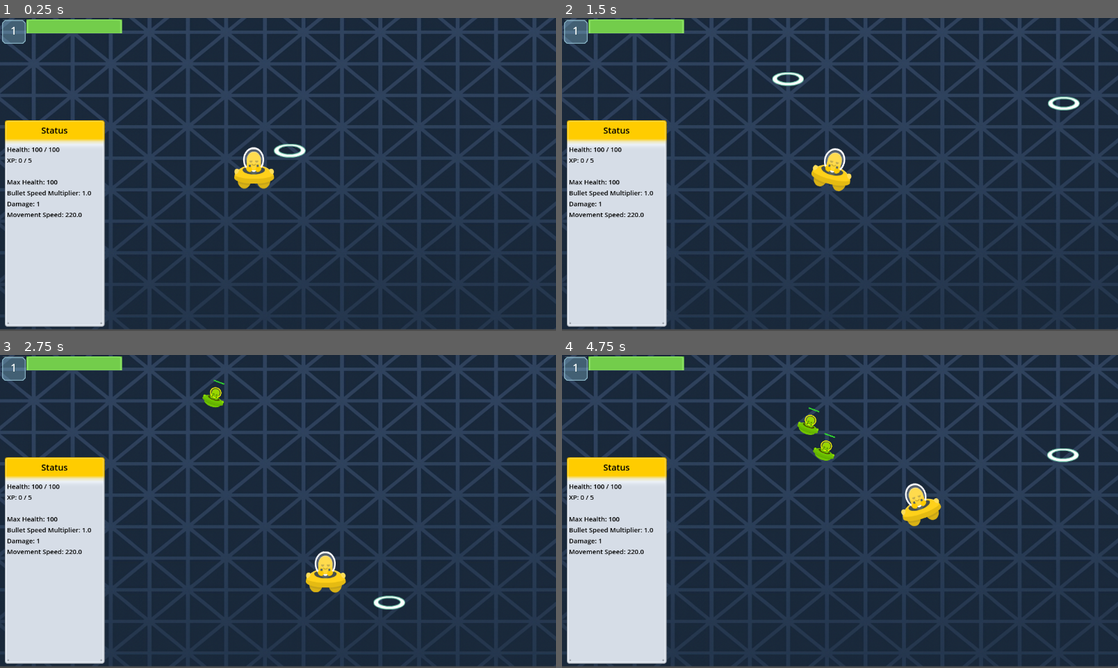
Above: before the commit, frames 1-4 (two rows, left to right).
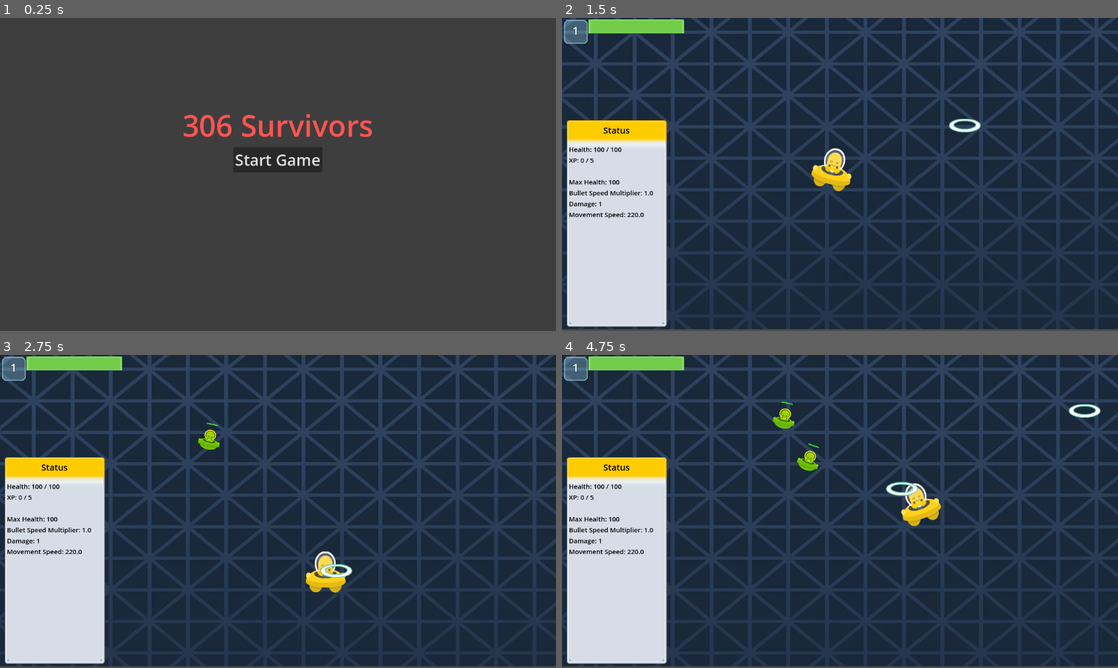
Above: after the commit, the same moments.

Repository: Ahmet-CSS/Spaceship-Game
Game: Godot game, scene res://Scenes/title_screen.tscn
Same seed, same stepped clock (60 frames per second), same inputs: the game is played once before the commit and once after it. Before the commit the project starts from res://Scenes/game.tscn.
Inputs (mouse positions are in pixels of both pictures, inside the frame that each line leads up to):
- Up to frame 1 (0.25 s): no input
- Up to frame 2 (1.5 s): click (840, 158) at 0.5 s, where only the run after the commit has a clickable "Start Game"; hold D (right) from 1.28 s (still down)
- Up to frame 3 (2.75 s): release D (right) at 2.03 s; hold S (down) from 2.03 s (still down)
- Up to frame 4 (4.75 s): release S (down) at 2.78 s; hold D (right) 2.78-3.53 s; hold W (up) 3.53-4.28 s; hold A (left) from 4.28 s (still down)

The runs differ from the first frame. In frame 1, 90% of the frame differs, in the area x 0-100%, y 0-100%; in frame 2, 0.4%; in frame 3, 0.6%; in frame 4, 1.1%.

Commit message:
Audio part related update and error fixing

Diff:
--- a/survivor/Enemy/enemy1111.tscn
+++ /dev/null
@@ -1,15 +0,0 @@
-[gd_scene load_steps=2 format=3 uid="uid://d4loa8ug4ps3m"]
-
-[ext_resource type="Texture2D" uid="uid://bmoqj50j4o71d" path="res://assets/SpaceAliens/shipGreen_manned.png" id="1_7p1mj"]
-
-[node name="Enemy" type="CharacterBody2D"]
-collision_layer = 2
-collision_mask = 9
-
-[node name="enemyImg" type="Sprite2D" parent="."]
-position = Vector2(2, -3)
-scale = Vector2(0.814516, 0.752033)
-texture = ExtResource("1_7p1mj")
-
-[node name="CollisionPolygon2D" type="CollisionPolygon2D" parent="."]
-polygon = PackedVector2Array(-17, -43, -11, -47, -6, -49, 8, -49, 16, -46, 22, -41, 26, -35, 28, -27, 28, -20, 27, -16, 25, -12, 22, -9, 20, -7, 20, -6, 24, -6, 27, -5, 30, -4, 35, -2, 38, 0, 40, 1, 41, 0, 42, -1, 48, -1, 50, 0, 52, 3, 52, 6, 52, 8, 51, 9, 50, 10, 52, 12, 53, 13, 53, 20, 50, 22, 47, 23, 45, 24, 43, 25, 42, 24, 42, 26, 41, 28, 39, 30, 37, 32, 34, 35, 29, 38, 25, 39, 20, 41, 20, 41, 16, 42, 11, 43, -4, 43, -14, 42, -19, 40, -24, 37, -31, 34, -36, 29, -38, 26, -38, 25, -41, 24, -44, 22, -47, 20, -49, 20, -49, 13, -46, 10, -48, 8, -48, 3, -46, 1, -45, 0, -44, -1, -38, -1, -37, 0, -37, 1, -36, 1, -34, -1, -31, -2, -23, -5, -18, -6, -17, -7, -20, -10, -23, -15, -25, -20, -26, -24, -25, -30, -24, -35, -22, -38, -18, -42)
--- a/survivor/Player/bullet.gd
+++ b/survivor/Player/bullet.gd
@@ -45,4 +45,5 @@
 func _on_area_entered(area: Area2D) -> void:
 	if area.has_method("apply_damage"):
 		area.apply_damage(damage)
+	get_tree().current_scene.sfx("hit")
 	queue_free()
--- a/survivor/Player/player.gd
+++ b/survivor/Player/player.gd
@@ -10,7 +10,7 @@
 ## which is a physics node
 var tilt_angle := 0.0
 
-
+var _moving := false
 
 # Fire settings
 @export var fire_interval: float = 1.0
@@ -70,6 +70,7 @@
 	if "damage" in b:
 		b.damage = dmg
 	get_tree().current_scene.add_child(b)
+	get_tree().current_scene.sfx("shoot")
 
 
 func _physics_process(_delta:float) -> void:
@@ -79,6 +80,14 @@
 	if stats != null:
 		spd *= stats.move_speed_mul
 	velocity = input_dir * spd
+	if input_dir.length() > 0.01:
+		if !_moving:
+			_moving = true
+			get_tree().current_scene.sfx("move_on")
+	else:
+		if _moving:
+			_moving = false
+			get_tree().current_scene.sfx("move_off")
 	move_and_slide()
 
 	# Fire settings
@@ -106,6 +115,7 @@
 func take_damage(amount: int) -> void:
 	if stats == null: return
 	stats.take_damage(amount)
+	get_tree().current_scene.sfx("takedmg")
 	if stats.hp <= 0:
 		emit_signal("died")
 
--- a/survivor/Player/player111.tscn
+++ /dev/null
@@ -1,23 +0,0 @@
-[gd_scene load_steps=2 format=3 uid="uid://bq0bgyy38m3dl"]
-
-[ext_resource type="Texture2D" uid="uid://bff6mjtwo3h27" path="res://Assets/SpaceAliens/shipYellow_manned.png" id="2_qhqgy"]
-
-[node name="Player" type="CharacterBody2D" groups=["player"]]
-collision_mask = 6
-
-[node name="PlayerImg" type="Sprite2D" parent="."]
-position = Vector2(9, 19)
-scale = Vector2(0.741935, 0.888889)
-texture = ExtResource("2_qhqgy")
-
-[node name="CollisionPolygon2D" type="CollisionPolygon2D" parent="."]
-polygon = PackedVector2Array(-9, -21, -3, -27, 7, -29, 16, -28, 21, -24, 29, -17, 32, -5, 32, 6, 29, 14, 44, 22, 50, 21, 53, 23, 55, 28, 52, 33, 54, 36, 55, 41, 54, 44, 51, 48, 47, 50, 43, 59, 38, 64, 34, 66, 27, 66, 19, 60, 17, 55, 0, 56, -5, 64, -11, 67, -19, 66, -26, 58, -30, 50, -37, 44, -36, 35, -35, 31, -37, 27, -35, 23, -34, 21, -28, 21, -26, 22, -21, 19, -14, 15, -16, 6, -17, 0, -16, -7, -14, -14)
-
-[node name="LaserStartPos" type="Marker2D" parent="."]
-position = Vector2(9, -2)
-
-[node name="LaserTimer" type="Timer" parent="."]
-wait_time = 0.3
-one_shot = true
-
-[connection signal="timeout" from="LaserTimer" to="." method="_on_timer_timeout"]
--- a/survivor/Resources/XPPickup.gd
+++ b/survivor/Resources/XPPickup.gd
@@ -12,4 +12,5 @@
 		print("[XP] pickup hit player, +", value)
 		b.stats.add_xp(value)
 		# remove xp after collection
+		get_tree().current_scene.sfx("xp")
 		queue_free()
--- a/survivor/Scenes/game.gd
+++ b/survivor/Scenes/game.gd
@@ -4,6 +4,15 @@
 @export var pause_menu: PackedScene
 @export var game_over_menu: PackedScene
 @export var levelup_menu: PackedScene
+
+@onready var bgm           := $Audio/bgm
+@onready var sfx_shoot     := $Audio/sfx_shoot
+@onready var sfx_hit       := $Audio/sfx_hit
+@onready var sfx_takedmg   := $Audio/sfx_takedamage
+@onready var sfx_xp        := $Audio/sfx_xp
+@onready var sfx_move      := $Audio/sfx_move
+@onready var sfx_clickUI   := $Audio/sfx_clickUI
+@onready var sfx_ui        := $Audio/sfx_UI
 
 var paused: bool = false
 var player_stats: PlayerStatus = PlayerStatus.new()
@@ -13,6 +22,7 @@
 
 func _ready() -> void:
 	randomize()
+	$Audio/bgm.play()
 	# Store start time
 	start_ms = Time.get_ticks_msec()
 	# Binding player stats and death handler
@@ -24,7 +34,19 @@
 			u.bind_stats(player_stats)
 	player_stats.level_up_ready.connect(_on_level_up_ready)
 
+func sfx(name: String) -> void:
+	match name:
+		"shoot":     $Audio/sfx_shoot.play()
+		"hit":       $Audio/sfx_hit.play()
+		"takedmg":   $Audio/sfx_takedamage.play()
+		"xp":        $Audio/sfx_xp.play()
+		"move":      $Audio/sfx_move.play()
+		"click":     $Audio/sfx_clickUI.play()
+		"ui":        $Audio/sfx_UI.play()
+
+
 func _on_level_up_ready(options: Array) -> void:
+	sfx("ui_open")
 	print("[LVL-UP] received options: ", options)
 	if levelup_menu == null: return
 	var m = levelup_menu.instantiate()
@@ -44,6 +66,7 @@
 
 func _input(event: InputEvent) -> void:
 	if event.is_action_released("pause") and !paused:
+		sfx("ui")
 		Engine.time_scale = 0.0 #This pauses time. Essentially this multiplies delta by 0 for everything every frame. By default it is 1.
 		var pause_menu_inst = pause_menu.instantiate() #Makes an instance of the pause menu
 		pause_menu_inst.resume.connect(resume)  #Connects to the pause menus unpause signal so the pause menu can let us know when it dies
@@ -51,5 +74,6 @@
 		self.add_child(pause_menu_inst) #Adds the pause menu to the scene tree
 
 func resume() -> void:
+	sfx("ui")
 	Engine.time_scale = 1.0 #Starts time again
 	paused = false #Tracks the game is unpaused
--- a/survivor/Scenes/game.tscn
+++ b/survivor/Scenes/game.tscn
@@ -1,14 +1,15 @@
-[gd_scene load_steps=10 format=3 uid="uid://dduc54np40l3g"]
+[gd_scene load_steps=11 format=3 uid="uid://dduc54np40l3g"]
 
 [ext_resource type="Script" uid="uid://xy6n6m434n3y" path="res://Scenes/game.gd" id="1_5diyh"]
 [ext_resource type="PackedScene" uid="uid://bq2fxemi6ggwn" path="res://Player/player.tscn" id="2_e6lhs"]
 [ext_resource type="PackedScene" uid="uid://dp3pan2ri4doa" path="res://UI/pause_menu.tscn" id="2_i6g32"]
 [ext_resource type="PackedScene" uid="uid://4r8x2508f57f" path="res://UI/GameOverMenu.tscn" id="3_i6g32"]
 [ext_resource type="PackedScene" uid="uid://ugpblaluoyhb" path="res://UI/LevelUpMenu.tscn" id="4_h4fw4"]
-[ext_resource type="Texture2D" uid="uid://dh460ufxe77f8" path="res://assets/SpaceAliens/backround.png" id="4_i6g32"]
+[ext_resource type="Texture2D" uid="uid://dh460ufxe77f8" path="res://Assets/SpaceAliens/backround.png" id="4_i6g32"]
 [ext_resource type="PackedScene" uid="uid://bgjhfbd64fbc1" path="res://Enemy/EnemySpawner.tscn" id="4_qcbus"]
 [ext_resource type="PackedScene" uid="uid://4gr0umo4ekb3" path="res://UI/hpxp_ui.tscn" id="7_1l0tm"]
 [ext_resource type="PackedScene" uid="uid://c7kuvbfw07o3a" path="res://UI/detail_status_ui.tscn" id="8_v158k"]
+[ext_resource type="PackedScene" uid="uid://ykj2e76v6qrt" path="res://Assets/audio/Audio.tscn" id="10_ldgsr"]
 
 [node name="Game" type="Node"]
 script = ExtResource("1_5diyh")
@@ -33,3 +34,5 @@
 [node name="HPXP_UI" parent="." instance=ExtResource("7_1l0tm")]
 
 [node name="DetailStatus_UI" parent="." instance=ExtResource("8_v158k")]
+
+[node name="Audio" parent="." instance=ExtResource("10_ldgsr")]
--- a/survivor/Scenes/title_screen.gd
+++ b/survivor/Scenes/title_screen.gd
@@ -2,5 +2,21 @@
 
 var game_scene: PackedScene = load("res://Scenes/game.tscn")
 
+@onready var click: AudioStreamPlayer = $"Audio/sfx_clickUI"
+@onready var bgm:   AudioStreamPlayer = $"Audio/bgm"
+
+func _ready() -> void:
+	bgm.play()
+
+func _play_click_global() -> void:
+	var p := AudioStreamPlayer.new()
+	p.bus = "SFX"
+	p.stream = preload("res://Assets/audio/mixkit-clicking-on-UI-button-2037.mp3")
+	p.process_mode = Node.PROCESS_MODE_ALWAYS
+	get_tree().root.add_child(p)
+	p.play()
+	p.finished.connect(p.queue_free)
+
 func start_game() -> void: #Switches to the game scene
+	_play_click_global()
 	get_tree().change_scene_to_packed(game_scene)
--- a/survivor/Scenes/title_screen.tscn
+++ b/survivor/Scenes/title_screen.tscn
@@ -1,6 +1,8 @@
-[gd_scene load_steps=2 format=3 uid="uid://brfy4kc4ttowv"]
+[gd_scene load_steps=4 format=3 uid="uid://brfy4kc4ttowv"]
 
 [ext_resource type="Script" uid="uid://do46v33skcug4" path="res://Scenes/title_screen.gd" id="1_klylv"]
+[ext_resource type="AudioStream" uid="uid://cpj43h3rifslc" path="res://Assets/audio/mixkit-Backround-music-686.mp3" id="2_4gxqj"]
+[ext_resource type="AudioStream" uid="uid://b0p087l11oyo1" path="res://Assets/audio/mixkit-clicking-on-UI-button-2037.mp3" id="3_twnyg"]
 
 [node name="TitleScreen" type="Control"]
 layout_mode = 3
@@ -46,4 +48,13 @@
 theme_override_font_sizes/font_size = 36
 text = "Start Game"
 
+[node name="Audio" type="Node" parent="."]
+
+[node name="bgm" type="AudioStreamPlayer" parent="Audio"]
+stream = ExtResource("2_4gxqj")
+parameters/looping = true
+
+[node name="sfx_clickUI" type="AudioStreamPlayer" parent="Audio"]
+stream = ExtResource("3_twnyg")
+
 [connection signal="button_up" from="MarginContainer/VBoxContainer/Button" to="." method="start_game"]
--- a/survivor/UI/GameOverMenu.tscn
+++ b/survivor/UI/GameOverMenu.tscn
@@ -1,6 +1,7 @@
-[gd_scene load_steps=2 format=3 uid="uid://4r8x2508f57f"]
+[gd_scene load_steps=3 format=3 uid="uid://4r8x2508f57f"]
 
 [ext_resource type="Script" uid="uid://c6tajk0cdttgs" path="res://UI/game_over_menu.gd" id="1_g4dy4"]
+[ext_resource type="AudioStream" uid="uid://b0p087l11oyo1" path="res://Assets/audio/mixkit-clicking-on-UI-button-2037.mp3" id="2_76f00"]
 
 [node name="GameOverMenu" type="Control"]
 layout_mode = 3
@@ -50,3 +51,6 @@
 layout_mode = 2
 theme_override_font_sizes/font_size = 36
 text = "Restart"
+
+[node name="Click" type="AudioStreamPlayer" parent="."]
+stream = ExtResource("2_76f00")
--- a/survivor/UI/game_over_menu.gd
+++ b/survivor/UI/game_over_menu.gd
@@ -4,10 +4,21 @@
 	$CenterContainer/VBoxContainer/RestartButton.pressed.connect(_on_restart)
 	$CenterContainer/VBoxContainer/TitleButton.pressed.connect(_on_title)
 
+func _play_click_global() -> void:
+	var p := AudioStreamPlayer.new()
+	p.bus = "SFX"
+	p.stream = preload("res://Assets/audio/mixkit-clicking-on-UI-button-2037.mp3")
+	p.process_mode = Node.PROCESS_MODE_ALWAYS
+	get_tree().root.add_child(p)
+	p.play()
+	p.finished.connect(p.queue_free)
+
 func _on_restart() -> void:
+	_play_click_global()
 	Engine.time_scale = 1.0
 	get_tree().change_scene_to_file("res://Scenes/game.tscn")
 
 func _on_title() -> void:
+	_play_click_global()
 	Engine.time_scale = 1.0
 	get_tree().change_scene_to_file("res://Scenes/title_screen.tscn")
--- a/survivor/UI/level_up_menu.gd
+++ b/survivor/UI/level_up_menu.gd
@@ -41,11 +41,13 @@
 	visible = false
 	btn_a.pressed.connect(func():
 		Engine.time_scale = 1.0
+		get_tree().current_scene.sfx("click")
 		emit_signal("chosen", opt_a.get("key"))
 		queue_free()
 	)
 	btn_b.pressed.connect(func():
 		Engine.time_scale = 1.0
+		get_tree().current_scene.sfx("click")
 		emit_signal("chosen", opt_b.get("key"))
 		queue_free()
 	)
--- a/survivor/UI/pause_menu.gd
+++ b/survivor/UI/pause_menu.gd
@@ -5,11 +5,27 @@
 
 var main_menu: PackedScene = load("res://Scenes/title_screen.tscn")
 
+func _play_click_global() -> void:
+	var p := AudioStreamPlayer.new()
+	p.bus = "SFX"
+	p.stream = preload("res://Assets/audio/mixkit-clicking-on-UI-button-2037.mp3")
+	p.process_mode = Node.PROCESS_MODE_ALWAYS
+	get_tree().root.add_child(p)
+	p.play()
+	p.finished.connect(p.queue_free)
+
+func _click():
+	var sfx := get_tree().current_scene.get_node("Audio/sfx_clickUI") as AudioStreamPlayer
+	if sfx: sfx.play()
+
 func _on_resume_button_up() -> void: #Signals the game to continue and removes itself from the scene tree
+	_click()
 	resume.emit()
 	self.queue_free()
 
 
 func _on_exit_button_up() -> void: #Tells the game to unfreeze time and then switches to the main_menu
+	_play_click_global()
 	resume.emit()
+	Engine.time_scale = 1.0
 	get_tree().change_scene_to_packed(main_menu)
--- a/survivor/UI/pause_menu.tscn
+++ b/survivor/UI/pause_menu.tscn
@@ -1,6 +1,7 @@
-[gd_scene load_steps=2 format=3 uid="uid://dp3pan2ri4doa"]
+[gd_scene load_steps=3 format=3 uid="uid://dp3pan2ri4doa"]
 
 [ext_resource type="Script" uid="uid://crfx33fovy38l" path="res://UI/pause_menu.gd" id="1_ltd3m"]
+[ext_resource type="AudioStream" uid="uid://b0p087l11oyo1" path="res://Assets/audio/mixkit-clicking-on-UI-button-2037.mp3" id="2_jfm1e"]
 
 [node name="PauseMenu" type="Control"]
 layout_mode = 3
@@ -42,5 +43,8 @@
 layout_mode = 2
 text = "Exit To Main Menu"
 
+[node name="Click" type="AudioStreamPlayer" parent="."]
+stream = ExtResource("2_jfm1e")
+
 [connection signal="button_up" from="Container/Unpause" to="." method="_on_resume_button_up"]
 [connection signal="button_up" from="Container/Exit" to="." method="_on_exit_button_up"]
--- /dev/null
+++ b/survivor/assets/audio/Audio.tscn
@@ -0,0 +1,37 @@
+[gd_scene load_steps=9 format=3 uid="uid://ykj2e76v6qrt"]
+
+[ext_resource type="AudioStream" uid="uid://cpj43h3rifslc" path="res://Assets/audio/mixkit-Backround-music-686.mp3" id="1_3xo6s"]
+[ext_resource type="AudioStream" uid="uid://cmdq4tci0jxjv" path="res://Assets/audio/mixkit-sci-fi-laser-in-space-sound-2825.wav" id="2_rm7f4"]
+[ext_resource type="AudioStream" uid="uid://c3ccvilc62now" path="res://Assets/audio/mixkit-projectile-collides-with-enemy-757.wav" id="3_k55m0"]
+[ext_resource type="AudioStream" uid="uid://ddcjrtnm51m5f" path="res://Assets/audio/mixkit-player-takes-damage-2053.wav" id="4_r76tt"]
+[ext_resource type="AudioStream" uid="uid://c6aj2dem1iske" path="res://Assets/audio/mixkit-player-picks-XP-2043.wav" id="5_rjx3x"]
+[ext_resource type="AudioStream" uid="uid://djtmf58gjyyk0" path="res://Assets/audio/mixkit-player-moving-3026.wav" id="6_scj1t"]
+[ext_resource type="AudioStream" uid="uid://b0p087l11oyo1" path="res://Assets/audio/mixkit-clicking-on-UI-button-2037.mp3" id="7_qsvhq"]
+[ext_resource type="AudioStream" uid="uid://bta7sxyn2iore" path="res://Assets/audio/mixkit-Opening-closing-menu-221.mp3" id="8_7j65h"]
+
+[node name="Audio" type="Node"]
+
+[node name="bgm" type="AudioStreamPlayer" parent="."]
+stream = ExtResource("1_3xo6s")
+parameters/looping = true
+
+[node name="sfx_shoot" type="AudioStreamPlayer" parent="."]
+stream = ExtResource("2_rm7f4")
+
+[node name="sfx_hit" type="AudioStreamPlayer" parent="."]
+stream = ExtResource("3_k55m0")
+
+[node name="sfx_takedamage" type="AudioStreamPlayer" parent="."]
+stream = ExtResource("4_r76tt")
+
+[node name="sfx_xp" type="AudioStreamPlayer" parent="."]
+stream = ExtResource("5_rjx3x")
+
+[node name="sfx_move" type="AudioStreamPlayer" parent="."]
+stream = ExtResource("6_scj1t")
+
+[node name="sfx_clickUI" type="AudioStreamPlayer" parent="."]
+stream = ExtResource("7_qsvhq")
+
+[node name="sfx_UI" type="AudioStreamPlayer" parent="."]
+stream = ExtResource("8_7j65h")
--- /dev/null
+++ b/survivor/assets/audio/Audio1.tscn
@@ -0,0 +1,34 @@
+[gd_scene load_steps=8 format=3 uid="uid://ds4yd4qpr27j7"]
+
+[ext_resource type="AudioStream" uid="uid://cpj43h3rifslc" path="res://Assets/audio/mixkit-Backround-music-686.mp3" id="1_pr1ey"]
+[ext_resource type="AudioStream" uid="uid://cmdq4tci0jxjv" path="res://Assets/audio/mixkit-sci-fi-laser-in-space-sound-2825.wav" id="2_8cyr3"]
+[ext_resource type="AudioStream" uid="uid://c3ccvilc62now" path="res://Assets/audio/mixkit-projectile-collides-with-enemy-757.wav" id="3_crj2t"]
+[ext_resource type="AudioStream" uid="uid://ddcjrtnm51m5f" path="res://Assets/audio/mixkit-player-takes-damage-2053.wav" id="4_rcmh8"]
+[ext_resource type="AudioStream" uid="uid://c6aj2dem1iske" path="res://Assets/audio/mixkit-player-picks-XP-2043.wav" id="5_clkxc"]
+[ext_resource type="AudioStream" uid="uid://djtmf58gjyyk0" path="res://Assets/audio/mixkit-player-moving-3026.wav" id="6_2e3tj"]
+[ext_resource type="AudioStream" uid="uid://b0p087l11oyo1" path="res://Assets/audio/mixkit-clicking-on-UI-button-2037.mp3" id="7_tdb6l"]
+
+[node name="Audio" type="Node"]
+
+[node name="bgm" type="AudioStreamPlayer" parent="."]
+stream = ExtResource("1_pr1ey")
+
+[node name="sfx_shoot" type="AudioStreamPlayer" parent="."]
+stream = ExtResource("2_8cyr3")
+
+[node name="sfx_hit" type="AudioStreamPlayer" parent="."]
+stream = ExtResource("3_crj2t")
+
+[node name="sfx_takedamage" type="AudioStreamPlayer" parent="."]
+stream = ExtResource("4_rcmh8")
+
+[node name="sfx_xp" type="AudioStreamPlayer" parent="."]
+stream = ExtResource("5_clkxc")
+
+[node name="sfx_move" type="AudioStreamPlayer" parent="."]
+stream = ExtResource("6_2e3tj")
+
+[node name="sfx_clickUI" type="AudioStreamPlayer" parent="."]
+stream = ExtResource("7_tdb6l")
+
+[node name="sfx_UI" type="AudioStreamPlayer" parent="."]
--- a/survivor/project.godot
+++ b/survivor/project.godot
@@ -11,7 +11,7 @@
 [application]
 
 config/name="Survivor"
-run/main_scene="uid://dduc54np40l3g"
+run/main_scene="uid://brfy4kc4ttowv"
 config/features=PackedStringArray("4.5", "Forward Plus")
 config/icon="res://icon.svg"
 
Not shown, changed: survivor/assets/SpaceAliens/backround.png.import
Not shown, changed: survivor/assets/SpaceAliens/laserGreen3.png.import
Not shown, changed: survivor/assets/SpaceAliens/shipGreen_manned.png.import
Not shown, changed: survivor/assets/SpaceAliens/shipYellow_manned.png.import
Not shown, changed: survivor/assets/UIPack-SciFi/uipackSpace_sheet.png.import
Not shown, added: survivor/assets/audio/mixkit-Backround-music-686.mp3.import
Not shown, added: survivor/assets/audio/mixkit-Opening-closing-menu-221.mp3.import
Not shown, added: cmpt306_group_project.zip
Not shown, added: survivor/assets/audio/mixkit-Backround-music-686.mp3
Not shown, added: survivor/assets/audio/mixkit-Opening-closing-menu-221.mp3
